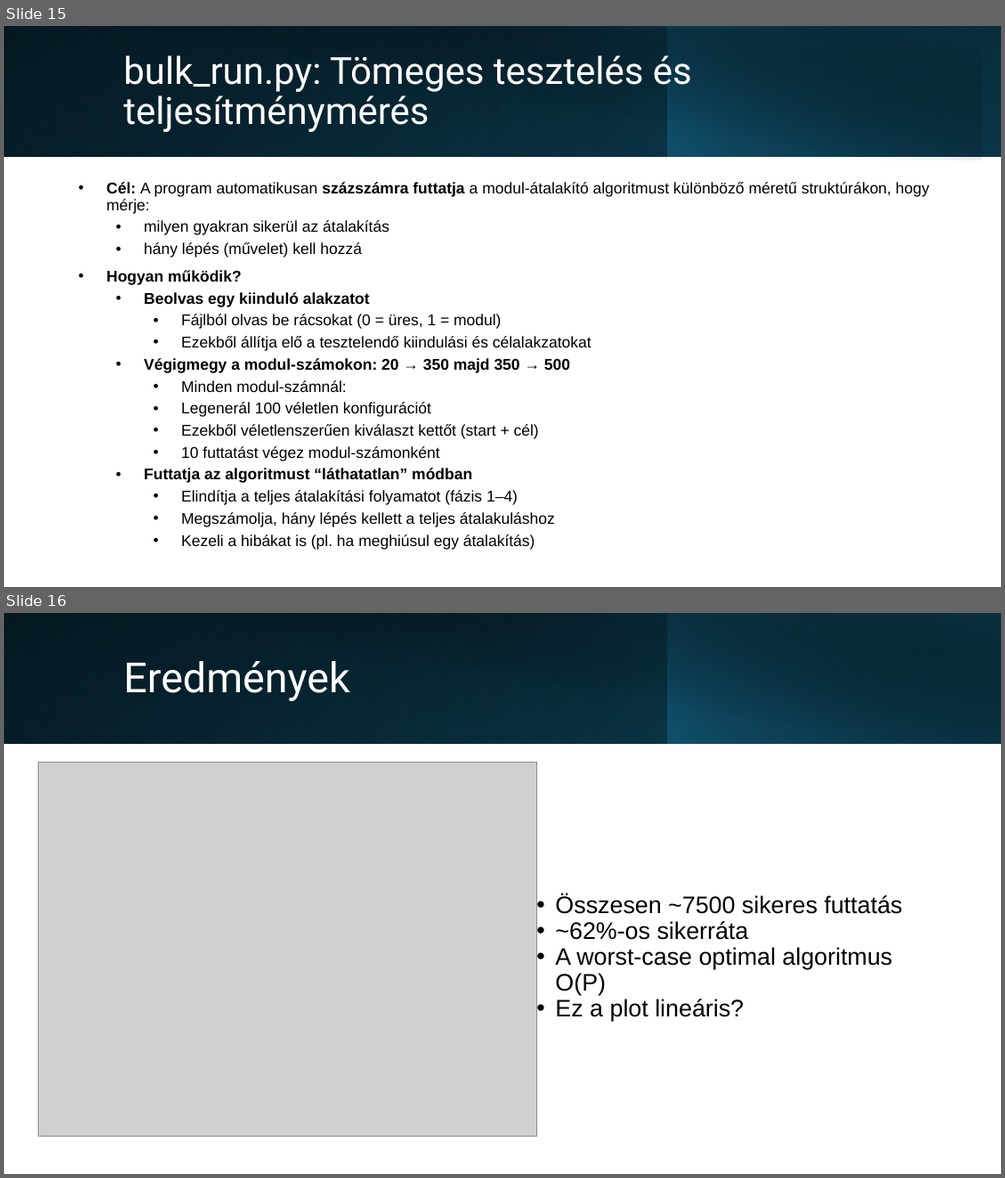
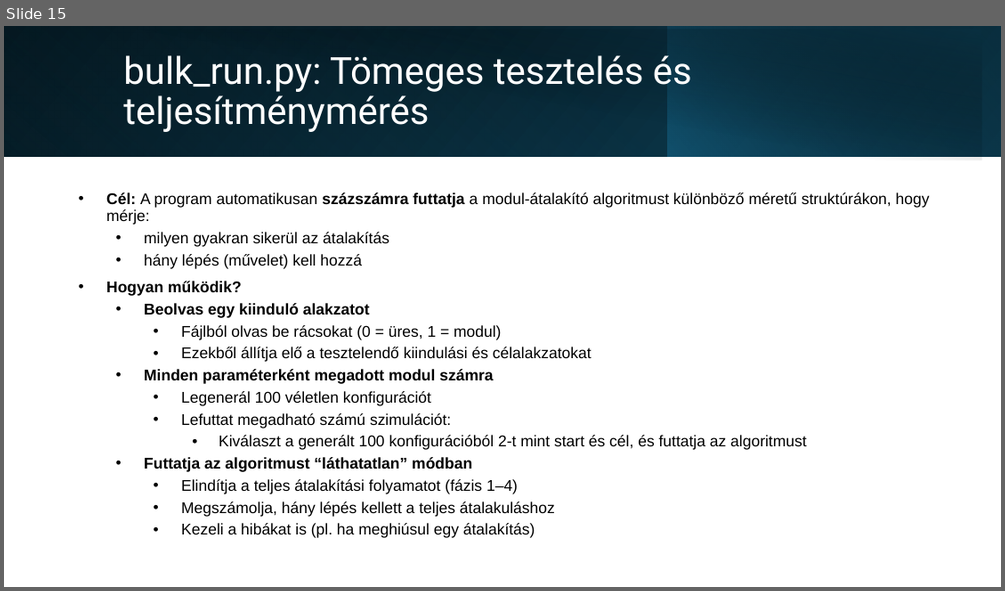
Before and after one commit to xlykoi/Szamitogepes-halozatok, a slide deck: Short_presentation.pptx. Shown one above the other, each under a label of ours: slides 15 and 16 before the commit, slide 15 after it. The pictures are 1005x1178 and 1005x591 pixels, drawn with LibreOffice and Linux fonts; fonts in the diff are those of the drawing; grey boxes stand for pictures. Boxes give left, top, right and bottom in pixels: in the first picture for what was removed or moved away, otherwise in the second. Text is boxed around its words. In the diff, an @@ line names an element or a change of style, - is before the commit and + after.

```diff
--- a/Short_presentation.pptx
+++ b/Short_presentation.pptx
@@ slide 16 removed at (x1=4, y1=613, x2=1001, y2=1174), background #FFFFFF @@
@@ rectangle removed at (x1=4, y1=613, x2=1001, y2=743) @@
@@ rectangle removed at (x1=4, y1=613, x2=668, y2=743) @@
@@ rectangle removed at (x1=41, y1=613, x2=1001, y2=744) @@
@@ rectangle removed at (x1=667, y1=613, x2=1001, y2=743) @@
@@ title removed at (x1=123, y1=661, x2=349, y2=701) @@
-Eredmények
@@ picture removed at (x1=39, y1=762, x2=537, y2=1135) @@
@@ text removed at (x1=555, y1=894, x2=902, y2=1021) @@
-• Összesen ~7500 sikeres futtatás
-• ~62%-os sikerráta
-• A worst-case optimal algoritmus O(P)
-• Ez a plot lineáris?
@@ slide 15 changed as well @@
@@ text at (x1=144, y1=369, x2=493, y2=384): text changed @@
-  • Végigmegy a modul-számokon: 20 → 350 majd 350 → 500
-    • Minden modul-számnál:
+  • Minden paraméterként megadott modul számra
@@ text at (x1=181, y1=413, x2=806, y2=450): text changed @@
-    • Ezekből véletlenszerűen kiválaszt kettőt (start + cél)
-    • 10 futtatást végez modul-számonként
+    • Lefuttat megadható számú szimulációt:
+      • Kiválaszt a generált 100 konfigurációból 2-t mint start és cél, és futtatja az algoritmust
```
Also in this commit, not shown: 5 other slides changed, 5 slides added.
